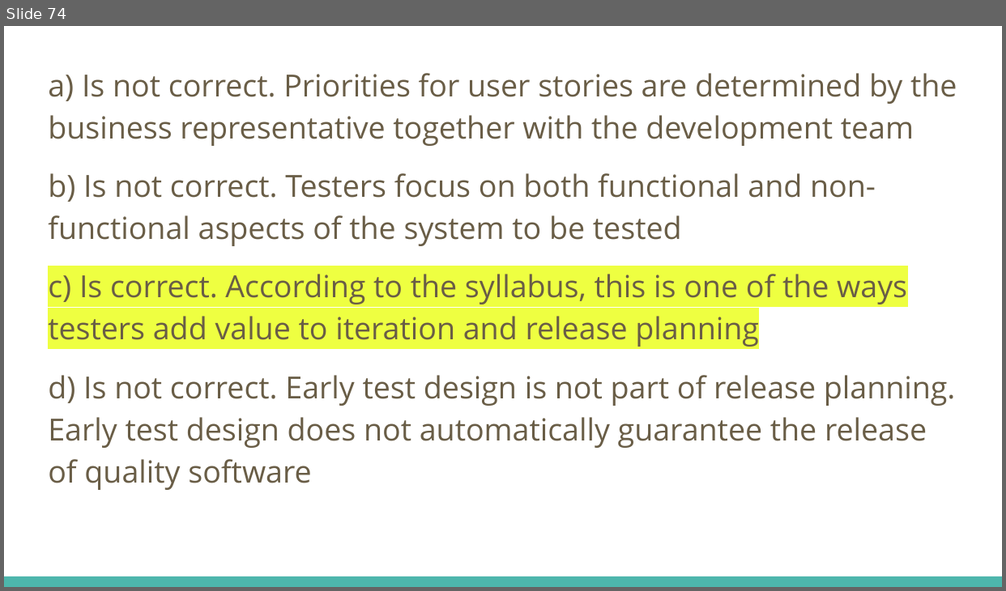
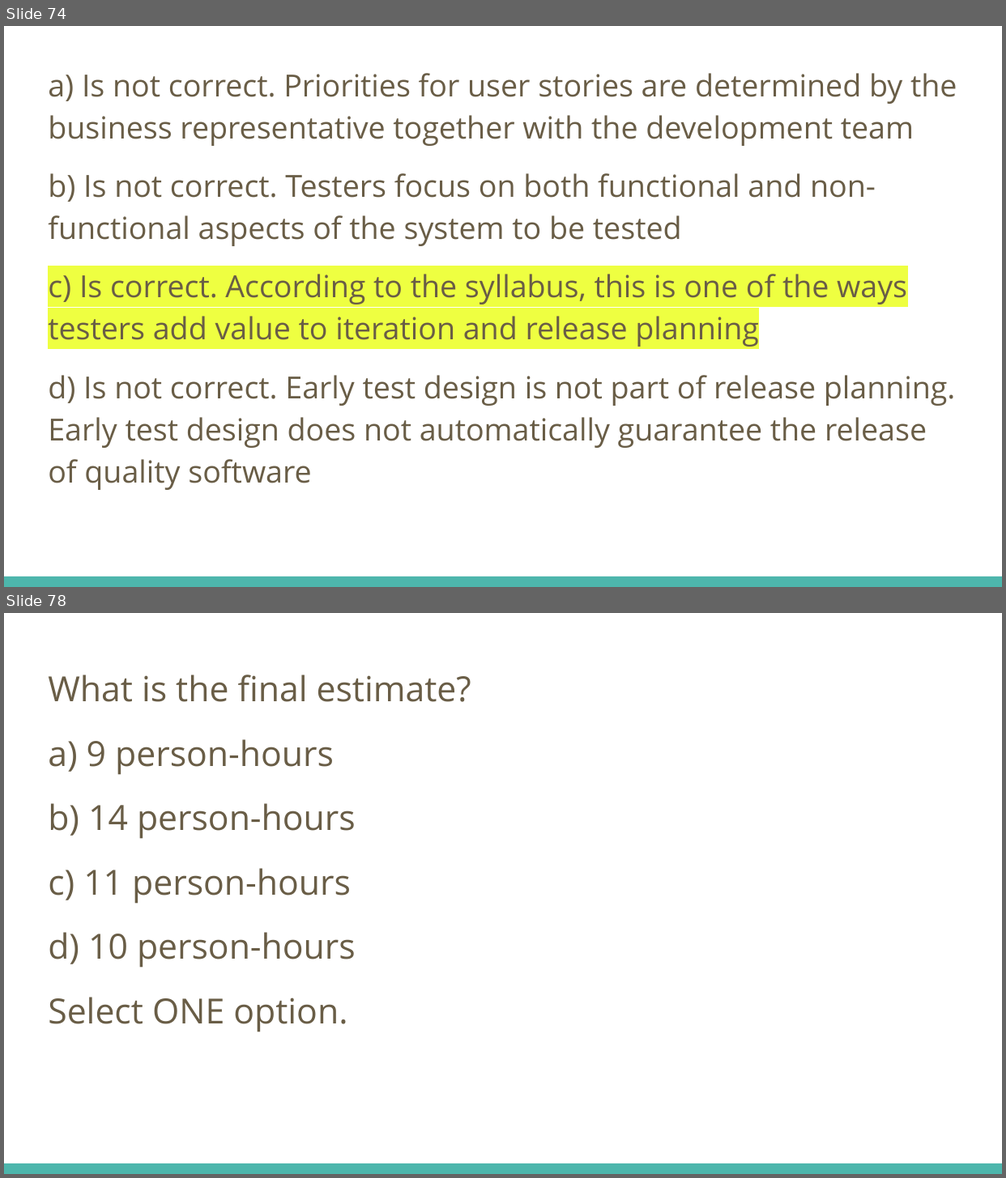
Before and after one commit to fawadmalik/istqb, a slide deck: ISTQB Foundation Level Preparation.pptx. Shown one above the other, each under a label of ours: slide 74 before the commit, slides 74 and 78 after it; the slides between them are not shown. The pictures are 1006x591 and 1006x1178 pixels, drawn with LibreOffice and Linux fonts; fonts in the diff are those of the drawing. Boxes give left, top, right and bottom in pixels: in the first picture for what was removed or moved away, otherwise in the second. Text is boxed around its words. In the diff, an @@ line names an element or a change of style, - is before the commit and + after.

```diff
--- a/ISTQB Foundation Level Preparation.pptx
+++ b/ISTQB Foundation Level Preparation.pptx
@@ slide 78 added at [4,613,1002,1174], background #FFFFFF; not listed: 1 template element that a slide beside it also shows @@
@@ text added at [48,675,471,1033], 25 pt, text #695D46 @@
+What is the final estimate?
+a) 9 person-hours
+b) 14 person-hours
+c) 11 person-hours
+d) 10 person-hours
+Select ONE option.
```
Also in this commit, not shown: 6 other slides added.
